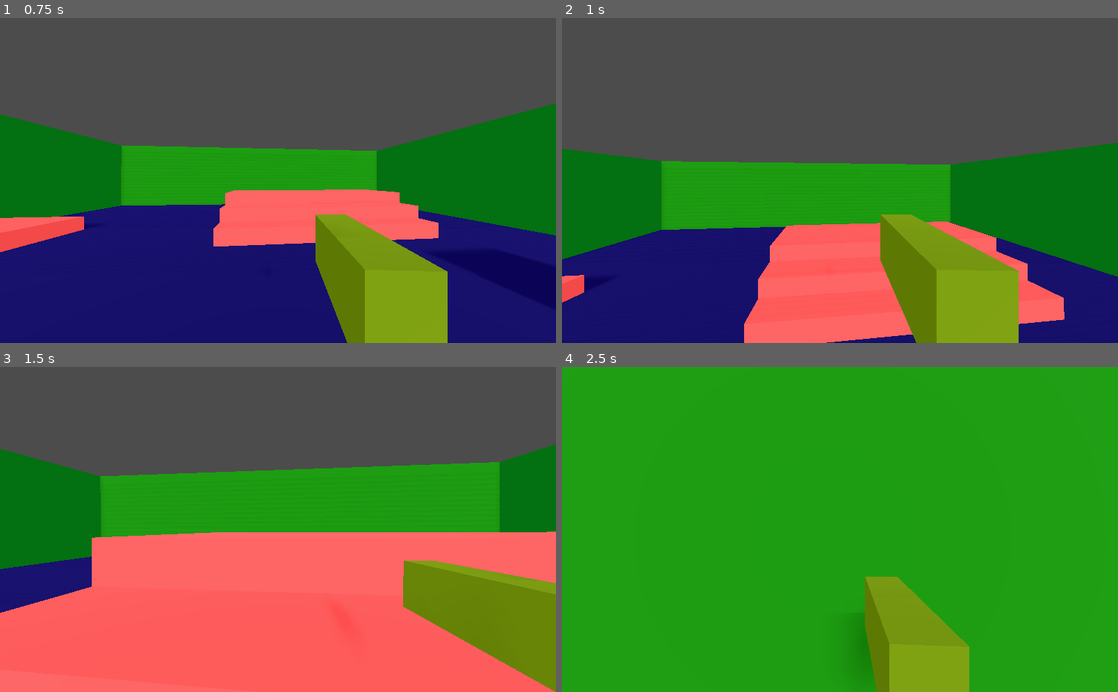
Above: before the commit, frames 1-4 (two rows, left to right).
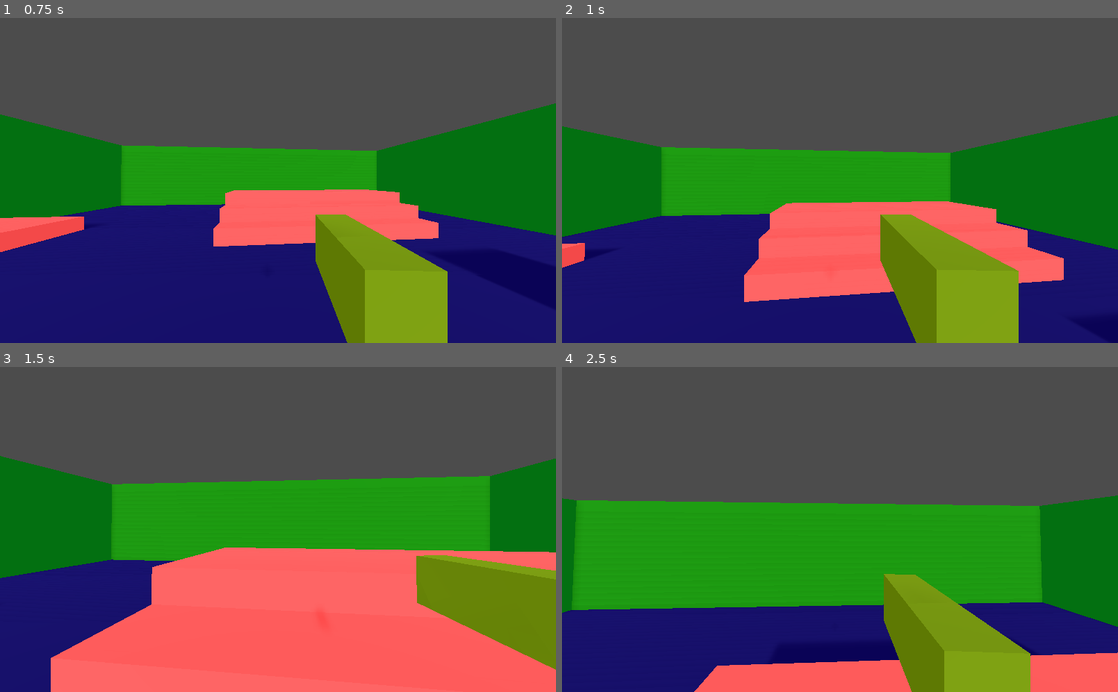
Above: after the commit, the same moments.

Repository: Btan2/Q_Move
Game: Godot game, scene res://Scene1.tscn
Same seed, same stepped clock (60 frames per second), same inputs: the game is played once before the commit and once after it.
Inputs (mouse positions are in pixels of both pictures, inside the frame that each line leads up to):
- Up to frame 1 (0.75 s): move the mouse to (305, 180) at 0.52 s; hold W (move_forward) from 0.53 s (still down); tap Space (jump) at 0.6 s
- Up to frame 2 (1 s): keep holding W (move_forward); tap Space (jump) at 0.77 s
- Up to frame 3 (1.5 s): keep holding W (move_forward); tap Space (jump) at 1.07, 1.35 s; move the mouse to (250, 529) at 1.27 s
- Up to frame 4 (2.5 s): keep holding W (move_forward); tap Space (jump) at 1.52, 1.82, 2.1 s; move the mouse to (851, 523) at 2.02 s

Frame 1 is identical in both runs. In frame 2, 17% of the frame differs, in the area x 0-100%, y 29-100%; in frame 3, 17%; in frame 4, 73%, in the area x 0-100%, y 0-100%.

Commit message:
Fixed jump hang not resetting after jump

Diff:
--- a/pmove.gd
+++ b/pmove.gd
@@ -106,9 +106,10 @@
 
 	if velocity[1] > 54.0: return
 
-	if hangtime > 0.0 and jump_press and state != LADDER:
+	if hangtime > 0.0 and jump_press:
 		state = FALLING
 		jump_press = false
+		hangtime = 0.0
 
 		# Make sure jump velocity is positive if falling
 		if state == FALLING || velocity[1] < 0.0:
